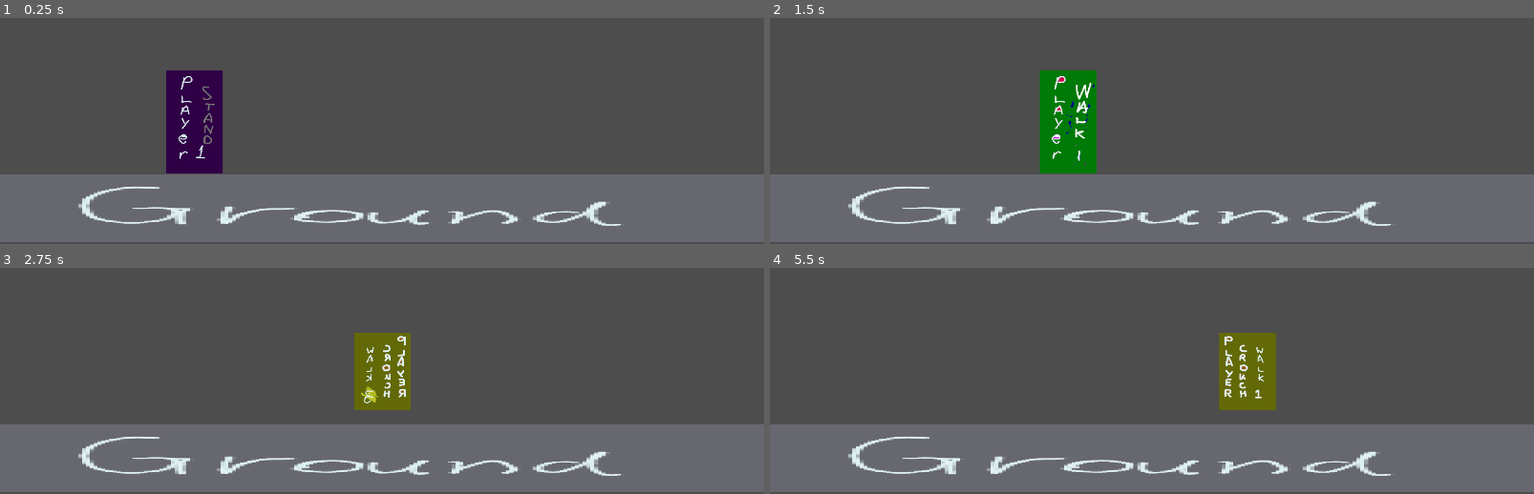
Above: before the commit, frames 1-4 (two rows, left to right).
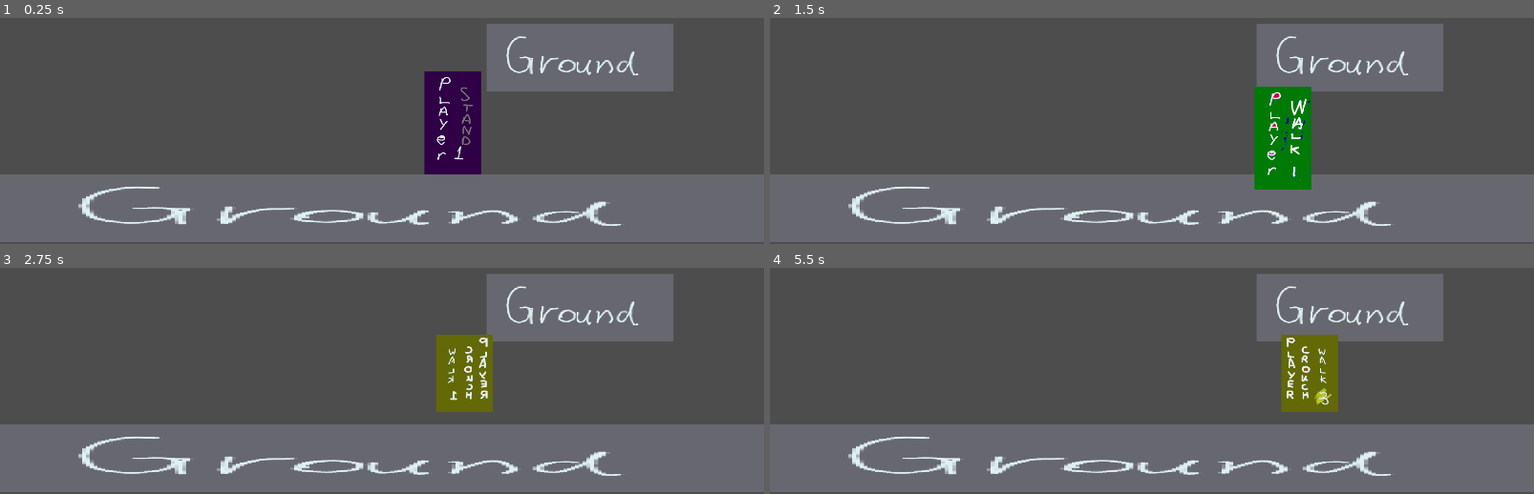
Above: after the commit, the same moments.

Repository: haruo-gabriel/portal2d
Game: Godot game, scene res://Scenes/Main/main.tscn
Two runs of this game, one before a commit and one after it. Both use one fixed random seed, a clock stepped at 60 frames per second and the inputs below.
Inputs:
- Up to frame 1 (0.25 s): no input
- Up to frame 2 (1.5 s): hold Shift (crouch) 0.53-1.28 s; hold D (move_right) from 0.53 s (still down); tap Space (jump) at 0.77 s; tap Shift (crouch) at 1.35 s
- Up to frame 3 (2.75 s): tap Space (jump) at 1.52 s; release D (move_right) at 2.03 s; hold A (move_left) from 2.03 s (still down); hold Shift (crouch) from 2.03 s (still down)
- Up to frame 4 (5.5 s): release A (move_left) at 2.78 s; release Shift (crouch) at 2.78 s; hold D (move_right) 2.78-4.28 s; tap Shift (crouch) at 2.85, 4.35 s; tap Space (jump) at 3.02, 3.77, 4.52 s; hold Shift (crouch) 3.53-4.28 s; hold A (move_left) 4.28-5.03 s; hold D (move_right) from 5.03 s (still down); hold Shift (crouch) from 5.03 s (still down)

The runs differ from the first frame. In frame 1, 14% of the frame differs, in the area x 21-89%, y 2-70%; in frame 2, 14%; in frame 3, 12%; in frame 4, 12%.

Commit message:
Adding a ceiling to test the crouching hitbox
We can remove it later

Diff:
--- a/godot project/Scenes/Main/main.tscn
+++ b/godot project/Scenes/Main/main.tscn
@@ -1,10 +1,13 @@
-[gd_scene load_steps=4 format=3 uid="uid://c6fjyuywr5mou"]
+[gd_scene load_steps=5 format=3 uid="uid://c6fjyuywr5mou"]
 
 [ext_resource type="Texture2D" uid="uid://c2s2imqq1vfyt" path="res://Sprites/Terrain/ground.png" id="1_k084f"]
 [ext_resource type="PackedScene" uid="uid://wgnluw24avir" path="res://Scenes/player.tscn" id="2_rsmok"]
 
+[sub_resource type="RectangleShape2D" id="RectangleShape2D_e83n2"]
+size = Vector2(1515, 131)
+
 [sub_resource type="RectangleShape2D" id="RectangleShape2D_ax0lw"]
-size = Vector2(1529.5, 137)
+size = Vector2(386, 137)
 
 [node name="Main" type="Node"]
 
@@ -12,13 +15,25 @@
 position = Vector2(1356, 745)
 
 [node name="CollisionShape2D" type="CollisionShape2D" parent="Platform"]
-position = Vector2(-594.75, 128)
-shape = SubResource("RectangleShape2D_ax0lw")
+position = Vector2(-599.5, 127.5)
+shape = SubResource("RectangleShape2D_e83n2")
 
 [node name="Sprite2D" type="Sprite2D" parent="Platform"]
 position = Vector2(-599, 129)
 scale = Vector2(7.62, 1.34)
 texture = ExtResource("1_k084f")
 
+[node name="Ceiling" type="StaticBody2D" parent="."]
+position = Vector2(1198, 475)
+
+[node name="CollisionShape2D" type="CollisionShape2D" parent="Ceiling"]
+position = Vector2(-47.75, 100)
+shape = SubResource("RectangleShape2D_ax0lw")
+
+[node name="Sprite2D" type="Sprite2D" parent="Ceiling"]
+position = Vector2(-50, 101)
+scale = Vector2(1.85, 1.34)
+texture = ExtResource("1_k084f")
+
 [node name="Player" parent="." instance=ExtResource("2_rsmok")]
-position = Vector2(386, 798)
+position = Vector2(897, 803)
--- a/godot project/Scripts/Player/Player.gd
+++ b/godot project/Scripts/Player/Player.gd
@@ -85,8 +85,8 @@
 
 func set_hitbox() -> void:
 
-	main_hitbox.disabled = not is_crouching
-	crouched_hitbox.disabled = is_crouching
+	main_hitbox.disabled = is_crouching
+	crouched_hitbox.disabled = not is_crouching
 
 func jump() -> void:
 
